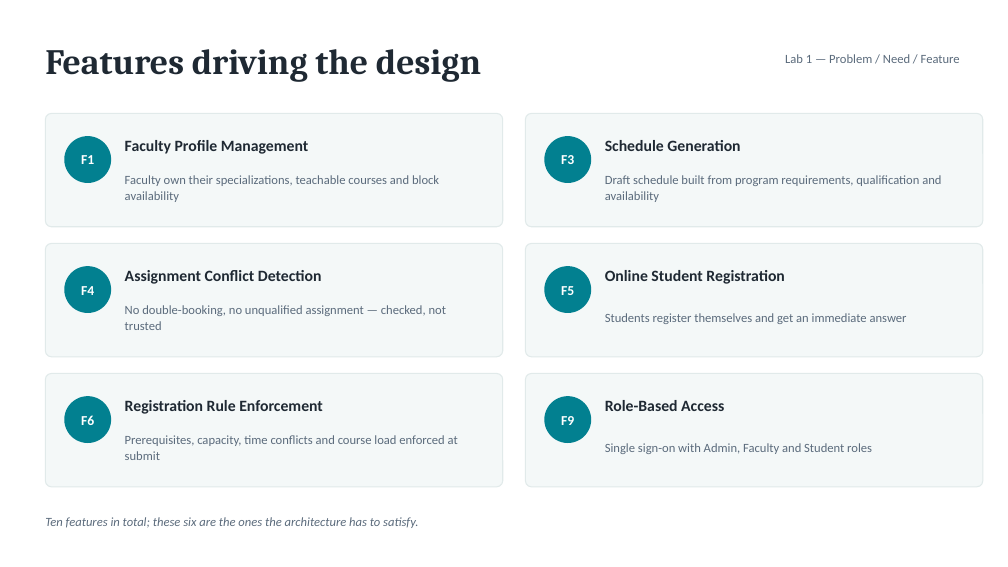
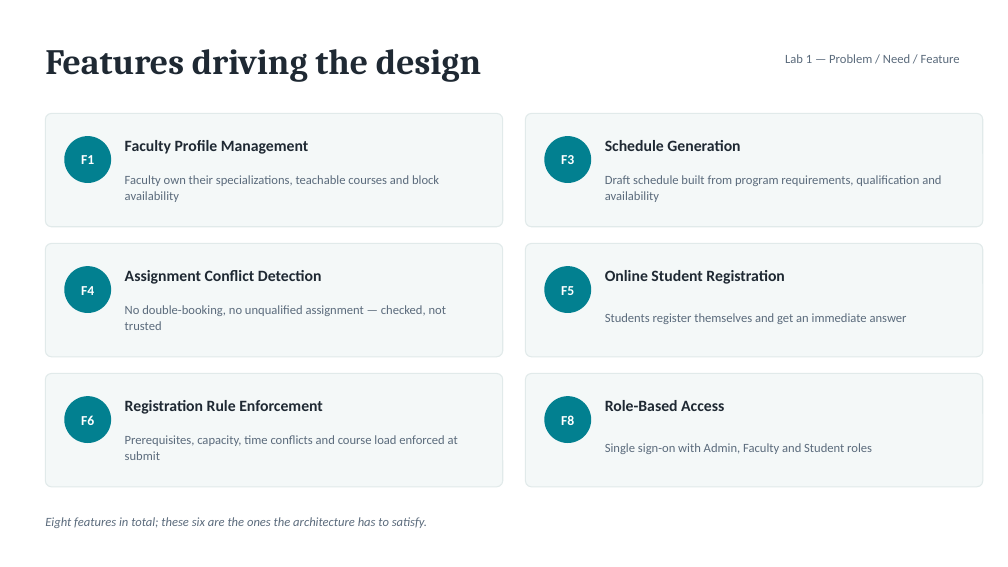
Before and after one commit to ElfatihZiad/eregistrar, a slide deck: slide 3 of presentation/eRegistrar_Requirements_Design.pptx. Drawn at 1008x567 pixels with LibreOffice and Linux fonts; fonts in the diff are those of the drawing. Boxes give left, top, right and bottom in pixels: in the first picture for what was removed or moved away, otherwise in the second. Text is boxed around its words. In the diff, an @@ line names an element or a change of style, - is before the commit and + after.

```diff
--- a/presentation/eRegistrar_Requirements_Design.pptx
+++ b/presentation/eRegistrar_Requirements_Design.pptx
@@ text at [561,415,574,425]: text changed @@
-F9
+F8
@@ text at [45,517,427,528]: text changed @@
-Ten features in total; these six are the ones the architecture has to satisfy.
+Eight features in total; these six are the ones the architecture has to satisfy.
```
Also in this commit, not shown: 5 other slides changed, 39 other files.
